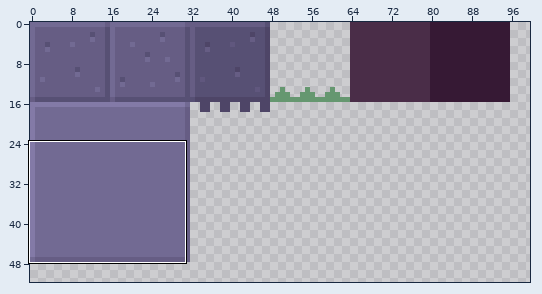
Two versions of one pixel-art file, res/levels/sampleWorldTiles.aseprite. The picture above shows the old version from afar; the outline marks the close-up.
Close-up. Before the commit:
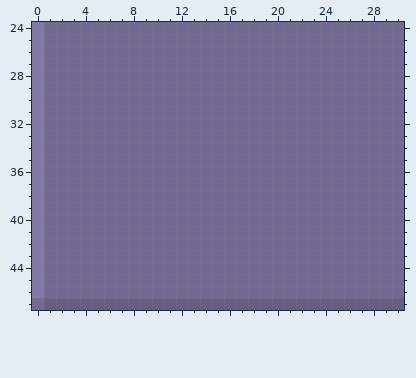
512x512 pixels, 1 frame. Colours within 5 levels of each other are drawn and written as one. Shown: x 0..30, y 24..47. The wide view leaves out empty margins.
New version:
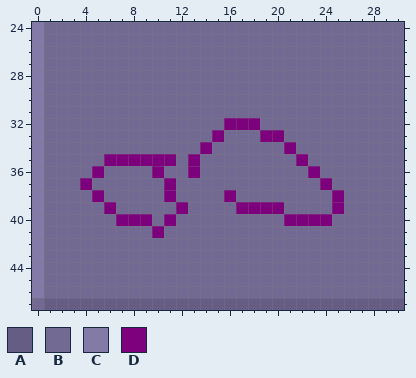
Palette (. is transparent): A #665d84  B #726a93  C #837aa7  D #7d007d
From old to new:
{"y":32,"x":16,"old":"BBB","new":"DDD"}
{"y":33,"x":15,"old":"B","new":"D"}
{"y":33,"x":19,"old":"BB","new":"DD"}
{"y":34,"x":14,"old":"B","new":"D"}
{"y":34,"x":21,"old":"B","new":"D"}
{"y":35,"x":6,"old":"BBBBBB","new":"DDDDDD"}
{"y":35,"x":13,"old":"B","new":"D"}
{"y":35,"x":22,"old":"B","new":"D"}
{"y":36,"x":5,"old":"B","new":"D"}
{"y":36,"x":10,"old":"B","new":"D"}
{"y":36,"x":13,"old":"B","new":"D"}
{"y":36,"x":23,"old":"B","new":"D"}
{"y":37,"x":4,"old":"B","new":"D"}
{"y":37,"x":11,"old":"B","new":"D"}
{"y":37,"x":24,"old":"B","new":"D"}
{"y":38,"x":5,"old":"B","new":"D"}
{"y":38,"x":11,"old":"B","new":"D"}
{"y":38,"x":16,"old":"B","new":"D"}
{"y":38,"x":25,"old":"B","new":"D"}
{"y":39,"x":6,"old":"B","new":"D"}
{"y":39,"x":12,"old":"B","new":"D"}
{"y":39,"x":17,"old":"BBBB","new":"DDDD"}
{"y":39,"x":25,"old":"B","new":"D"}
{"y":40,"x":7,"old":"BBB","new":"DDD"}
{"y":40,"x":11,"old":"B","new":"D"}
{"y":40,"x":21,"old":"BBBB","new":"DDDD"}
{"y":41,"x":10,"old":"B","new":"D"}
{"label":"changed","picture_box":[80,118,344,238]}
